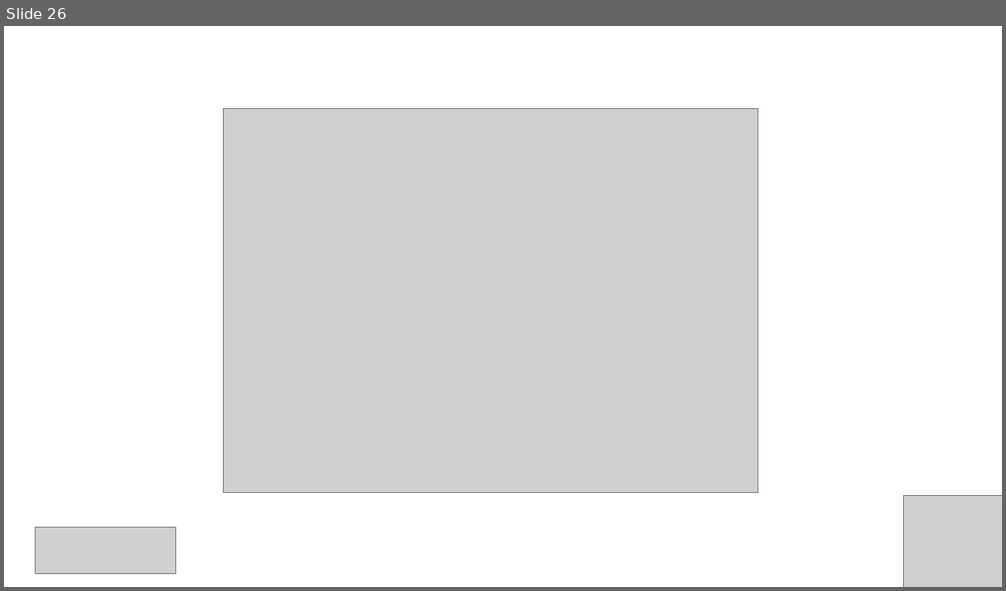
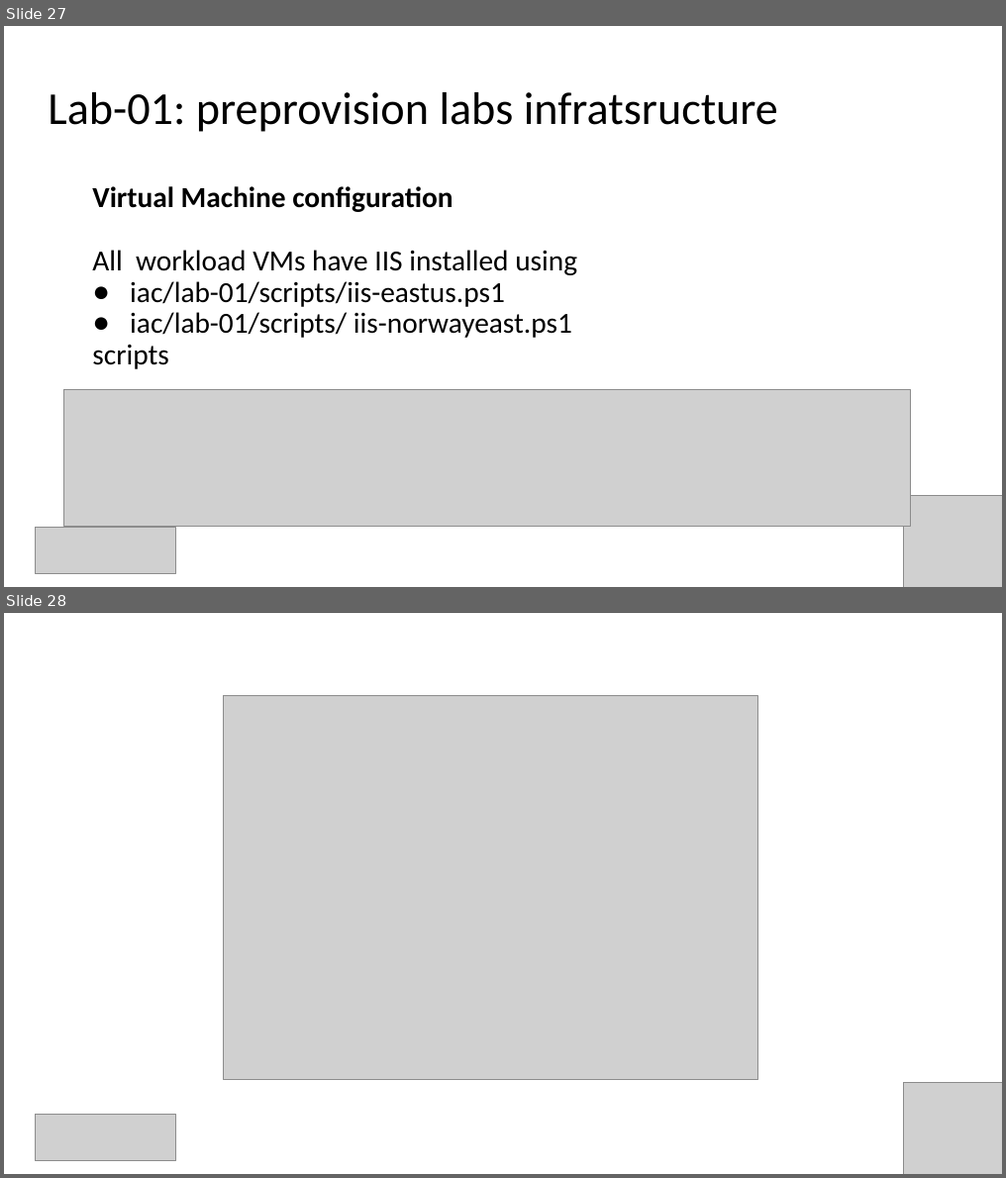
Before and after one commit to evgenyb/iac-workshops, a slide deck: azure-load-balancing-options/slides/azure-load-balancing-options.pptx. Shown one above the other, each under a label of ours: slide 26 before the commit, slides 27 and 28 after it. The pictures are 1006x591 and 1006x1178 pixels, drawn with LibreOffice and Linux fonts; fonts in the diff are those of the drawing; grey boxes stand for pictures. Boxes give left, top, right and bottom in pixels: in the first picture for what was removed or moved away, otherwise in the second. Text is boxed around its words. In the diff, an @@ line names an element or a change of style, - is before the commit and + after.

```diff
--- a/azure-load-balancing-options/slides/azure-load-balancing-options.pptx
+++ b/azure-load-balancing-options/slides/azure-load-balancing-options.pptx
@@ slide 27 added at box(4, 26, 1002, 587), background #FFFFFF @@
@@ title added at box(48, 92, 778, 132), 44 pt, text #000000 @@
+Lab-01: preprovision labs infratsructure
@@ text added at box(92, 186, 577, 370), 28 pt, text #000000 @@
+Virtual Machine configuration
+All workload VMs have IIS installed using
+● iac/lab-01/scripts/iis-eastus.ps1
+● iac/lab-01/scripts/ iis-norwayeast.ps1
+scripts
@@ picture added at box(63, 390, 911, 527) @@
@@ picture added at box(904, 495, 1002, 587) @@
@@ picture added at box(35, 527, 175, 574) @@
@@ what was slide 26 is now slide 28 @@
```
Also in this commit, not shown: 1 other slide added, 2 other files.
